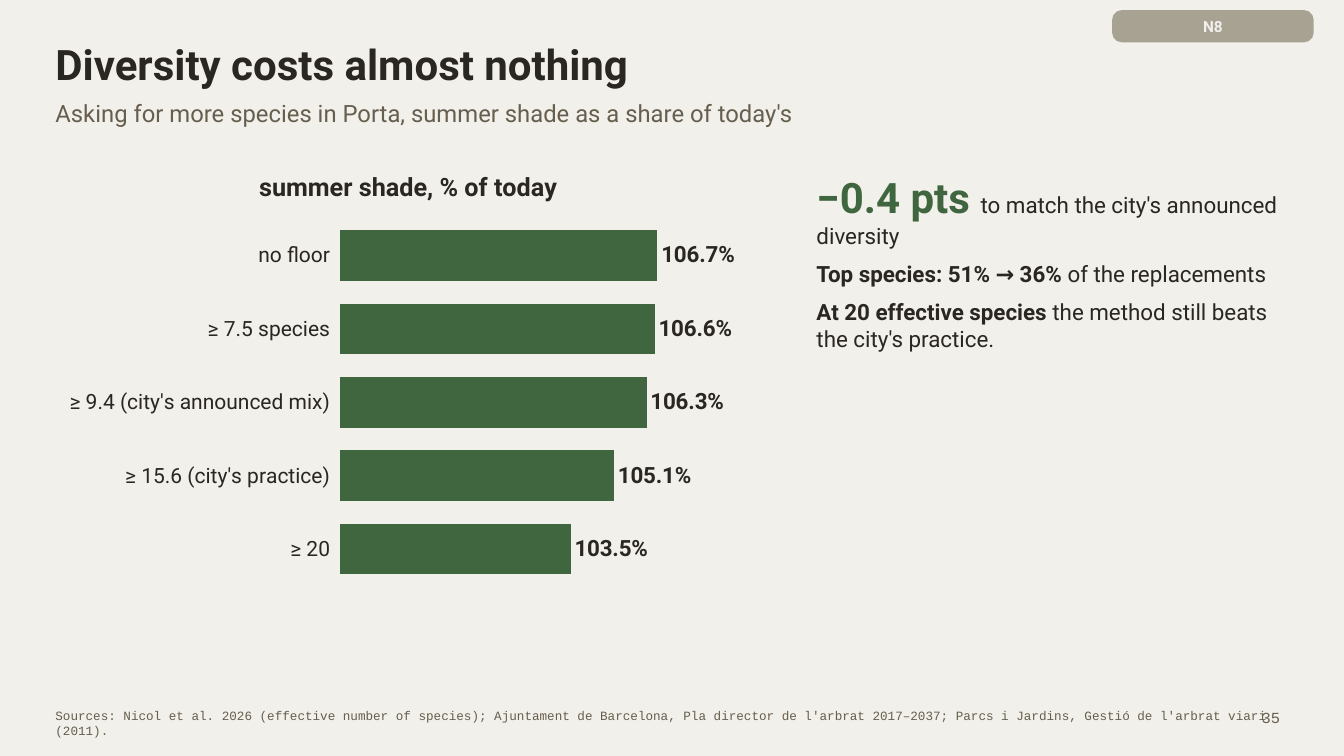
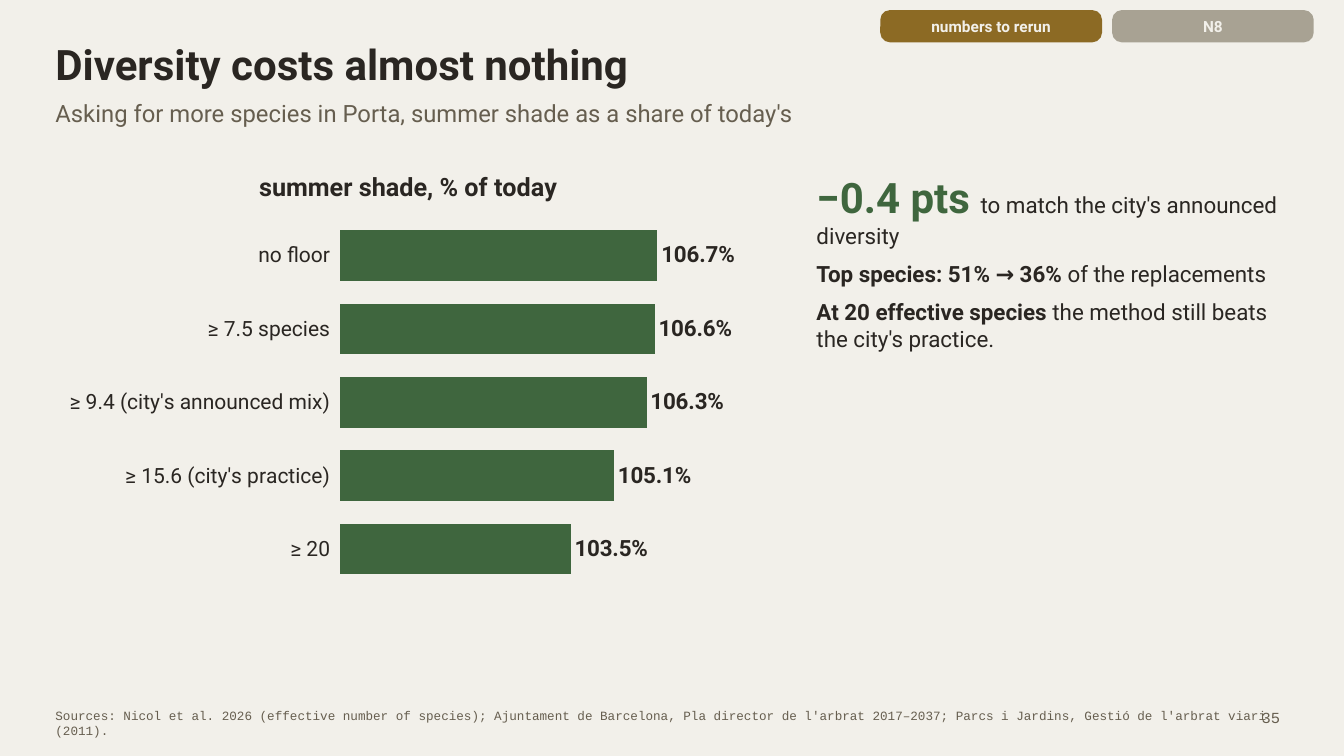
Before and after one commit to giofox96/shade-and-sponge, a slide deck: slide 35 of slides/final/shade_and_sponge_final_new.pptx. Drawn at 1344x756 pixels with LibreOffice and Linux fonts; fonts in the diff are those of the drawing. Boxes give left, top, right and bottom in pixels: in the first picture for what was removed or moved away, otherwise in the second. Text is boxed around its words. In the diff, an @@ line names an element or a change of style, - is before the commit and + after.

```diff
--- a/slides/final/shade_and_sponge_final_new.pptx
+++ b/slides/final/shade_and_sponge_final_new.pptx
@@ rounded rectangle added at <box>880,10,1102,42</box>, fill #8C6A24 @@
@@ text added at <box>931,20,1051,32</box>, 11 pt, text #F2F0EA, bold @@
+numbers to rerun
```
Also in this commit, not shown: 2 other slides changed, 1 other file.
